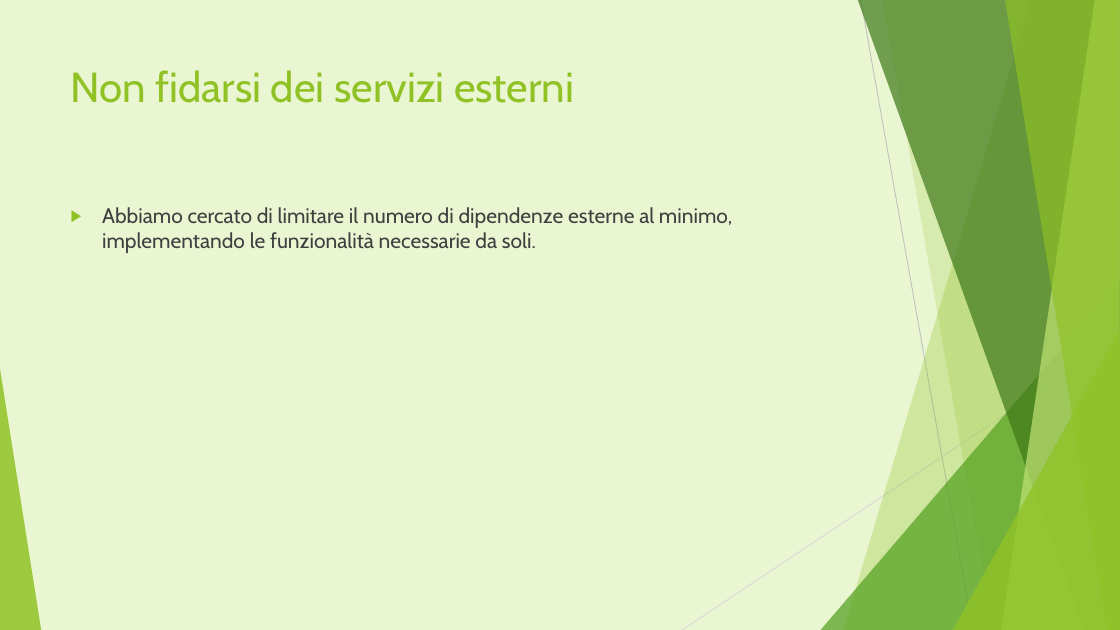
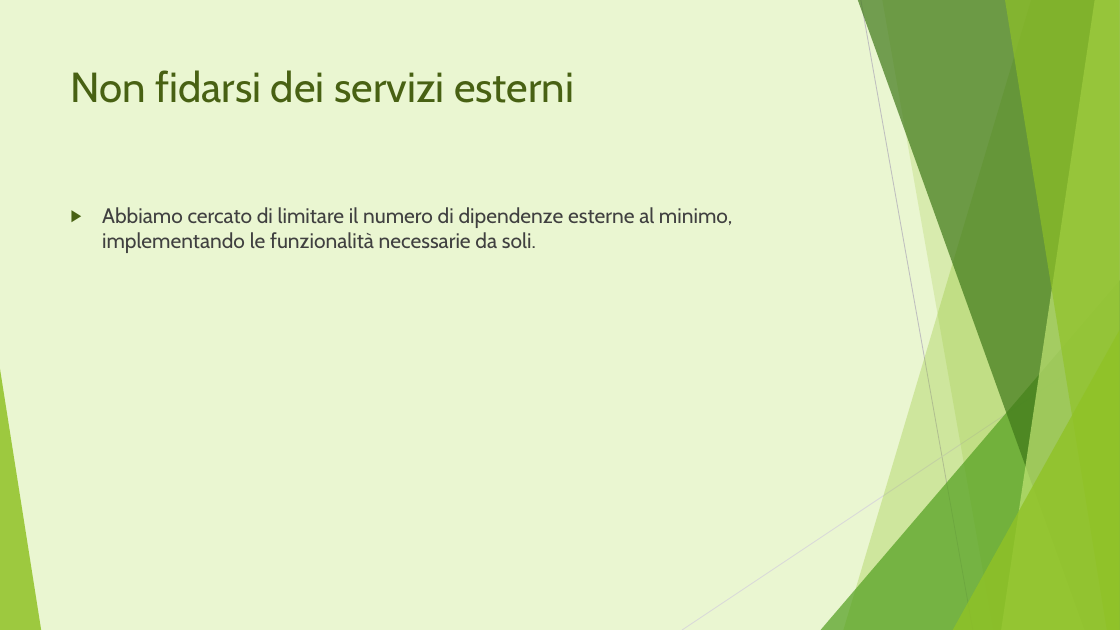
Before and after one commit to ChiaraAmalia/solidityproj, a slide deck: slide 7 of documenti/Footprint calculator.pptx. Drawn at 1120x630 pixels with LibreOffice and Linux fonts; fonts in the diff are those of the drawing. Boxes give left, top, right and bottom in pixels: in the first picture for what was removed or moved away, otherwise in the second. Text is boxed around its words. In the diff, an @@ line names an element or a change of style, - is before the commit and + after.

```diff
--- a/documenti/Footprint calculator.pptx
+++ b/documenti/Footprint calculator.pptx
@@ title "Non fidarsi dei servizi esterni" at [71, 70, 574, 103]: text colour #90C226 to #486113 @@
@@ text "Abbiamo cercato di limitare il ..." at [102, 207, 733, 253]: bullet colour #90C226 to #486113 @@
```
Also in this commit, not shown: 7 other slides changed.
